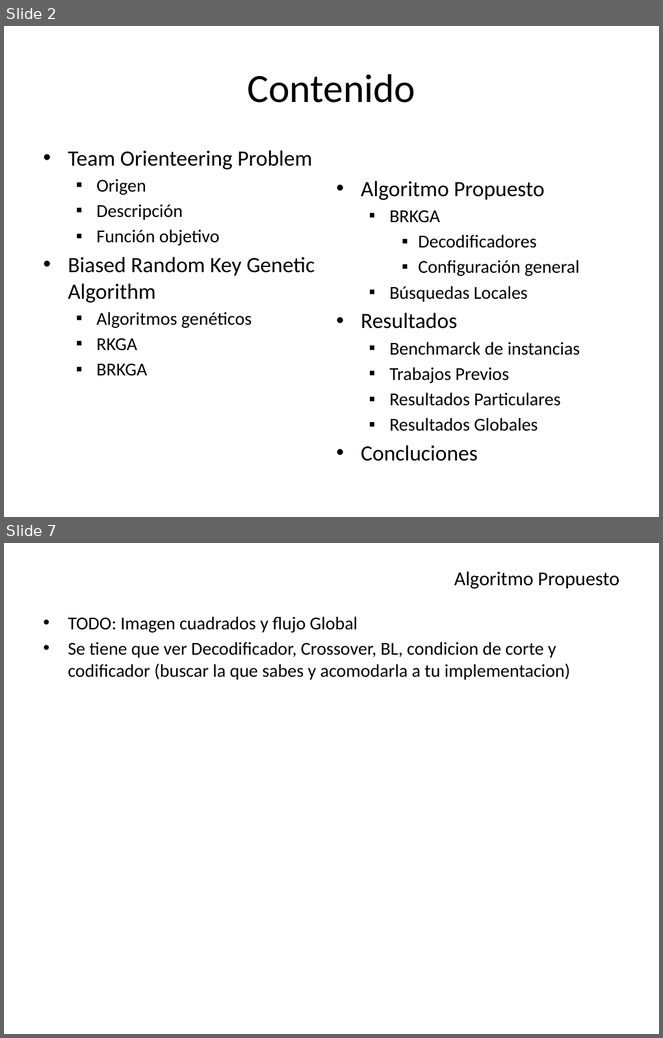
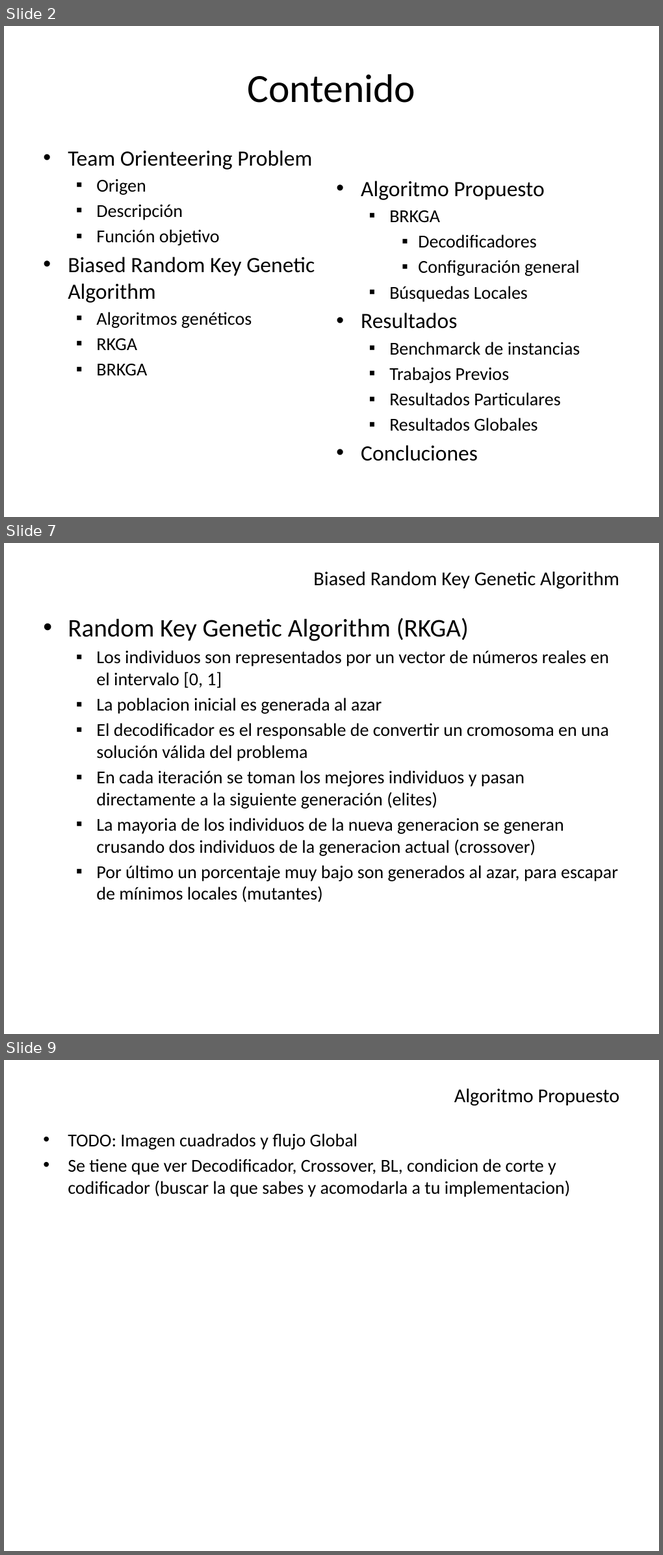
Before and after one commit to Aleitox/TopBrkga, a slide deck: TesisPaper/Defensa/Biased Random Key Genetic Algorithm.pptx. Shown one above the other, each under a label of ours: slides 2 and 7 before the commit, slides 2, 7 and 9 after it; the slides between them are not shown. The pictures are 663x1038 and 663x1555 pixels, drawn with LibreOffice and Linux fonts; fonts in the diff are those of the drawing. Boxes give left, top, right and bottom in pixels: in the first picture for what was removed or moved away, otherwise in the second. Text is boxed around its words. In the diff, an @@ line names an element or a change of style, - is before the commit and + after.

```diff
--- a/TesisPaper/Defensa/Biased Random Key Genetic Algorithm.pptx
+++ b/TesisPaper/Defensa/Biased Random Key Genetic Algorithm.pptx
@@ slide 7 added at bbox=[4, 543, 659, 1034], background #FFFFFF @@
@@ title added at bbox=[313, 572, 620, 589], 21.6 pt, text #000000 @@
+Biased Random Key Genetic Algorithm
@@ text added at bbox=[68, 618, 618, 902], 20 pt, text #000000 @@
+• Random Key Genetic Algorithm (RKGA)
+  ▪ Los individuos son representados por un vector de números reales en el intervalo [0, 1]
+  ▪ La poblacion inicial es generada al azar
+  ▪ El decodificador es el responsable de convertir un cromosoma en una solución válida del problema
+  ▪ En cada iteración se toman los mejores individuos y pasan directamente a la siguiente generación (elites)
+  ▪ La mayoria de los individuos de la nueva generacion se generan crusando dos individuos de la generacion actual (crossover)
+  ▪ Por último un porcentaje muy bajo son generados al azar, para escapar de mínimos locales (mutantes)
@@ what was slide 7 is now slide 9 @@
```
Also in this commit, not shown: 6 slides changed, 6 other slides added, 5 other files.
